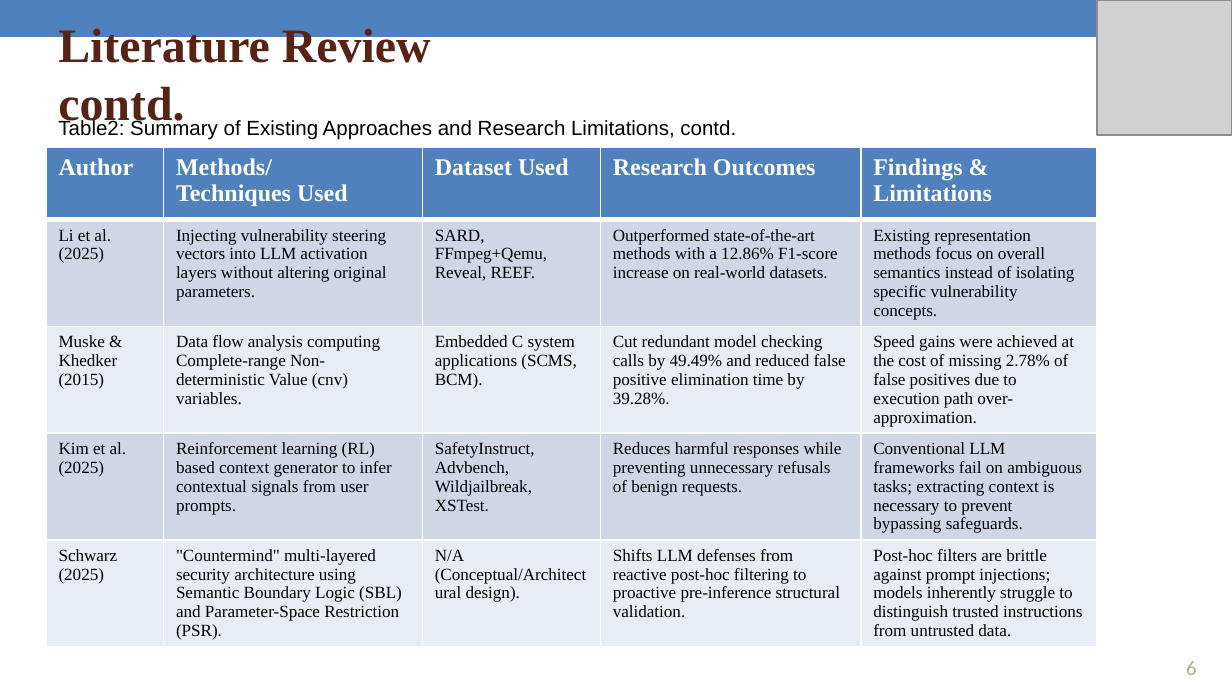
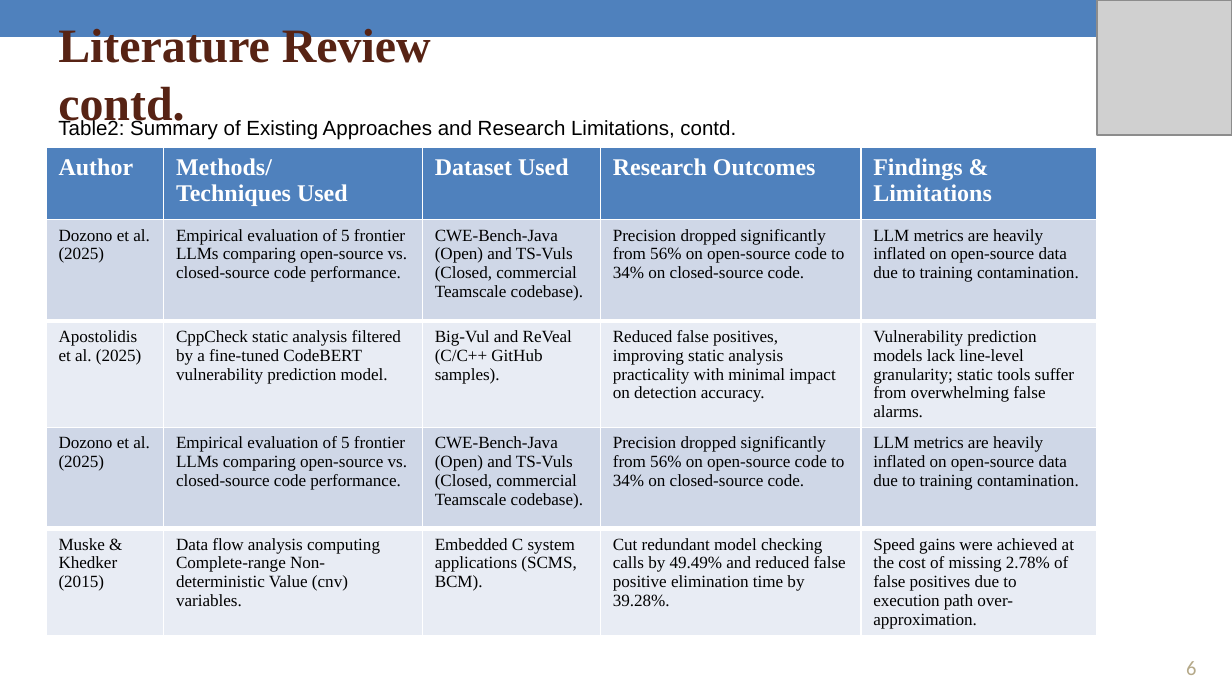
Before and after one commit to DinanathDash/CSE, a slide deck: slide 6 of SEM_8/FRP/FRP End Term.pptx. Drawn at 1232x693 pixels with LibreOffice and Linux fonts; fonts in the diff are those of the drawing; grey boxes stand for pictures. Boxes give left, top, right and bottom in pixels: in the first picture for what was removed or moved away, otherwise in the second. Text is boxed around its words. In the diff, an @@ line names an element or a change of style, - is before the commit and + after.

```diff
--- a/SEM_8/FRP/FRP End Term.pptx
+++ b/SEM_8/FRP/FRP End Term.pptx
@@ table at box(47, 148, 1096, 633) @@
-row 2: Li et al. (2025) | Injecting vulnerability steering vectors into LLM activation layers without altering original parameters. | SARD, FFmpeg+Qemu, Reveal, REEF. | Outperformed state-of-the-art methods with a 12.86% F1-score increase on real-world datasets. | Existing representation methods focus on overall semantics instead of isolating specific vulnerability concepts.
+row 2: Dozono et al. (2025) | Empirical evaluation of 5 frontier LLMs comparing open-source vs. closed-source code performance. | CWE-Bench-Java (Open) and TS-Vuls (Closed, commercial Teamscale codebase). | Precision dropped significantly from 56% on open-source code to 34% on closed-source code. | LLM metrics are heavily inflated on open-source data due to training contamination.
+row 3: Apostolidis et al. (2025) | CppCheck static analysis filtered by a fine-tuned CodeBERT vulnerability prediction model. | Big-Vul and ReVeal (C/C++ GitHub samples). | Reduced false positives, improving static analysis practicality with minimal impact on detection accuracy. | Vulnerability prediction models lack line-level granularity; static tools suffer from overwhelming false alarms.
+row 4: Dozono et al. (2025) | Empirical evaluation of 5 frontier LLMs comparing open-source vs. closed-source code performance. | CWE-Bench-Java (Open) and TS-Vuls (Closed, commercial Teamscale codebase). | Precision dropped significantly from 56% on open-source code to 34% on closed-source code. | LLM metrics are heavily inflated on open-source data due to training contamination.
-row 4: Kim et al. (2025) | Reinforcement learning (RL) based context generator to infer contextual signals from user prompts. | SafetyInstruct, Advbench, Wildjailbreak, XSTest. | Reduces harmful responses while preventing unnecessary refusals of benign requests. | Conventional LLM frameworks fail on ambiguous tasks; extracting context is necessary to prevent bypassing safeguards.
-row 5: Schwarz (2025) | "Countermind" multi-layered security architecture using Semantic Boundary Logic (SBL) and Parameter-Space Restriction (PSR). | N/A (Conceptual/Architectural design). | Shifts LLM defenses from reactive post-hoc filtering to proactive pre-inference structural validation. | Post-hoc filters are brittle against prompt injections; models inherently struggle to distinguish trusted instructions from untrusted data.
@@ borders changed @@
```
Also in this commit, not shown: 2 other slides changed, 8 other files.
